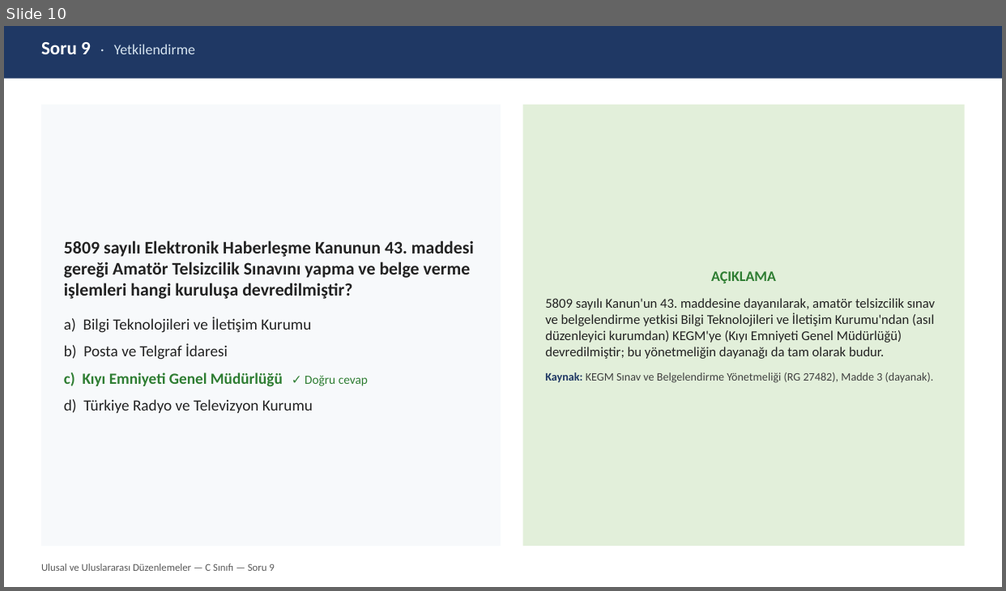
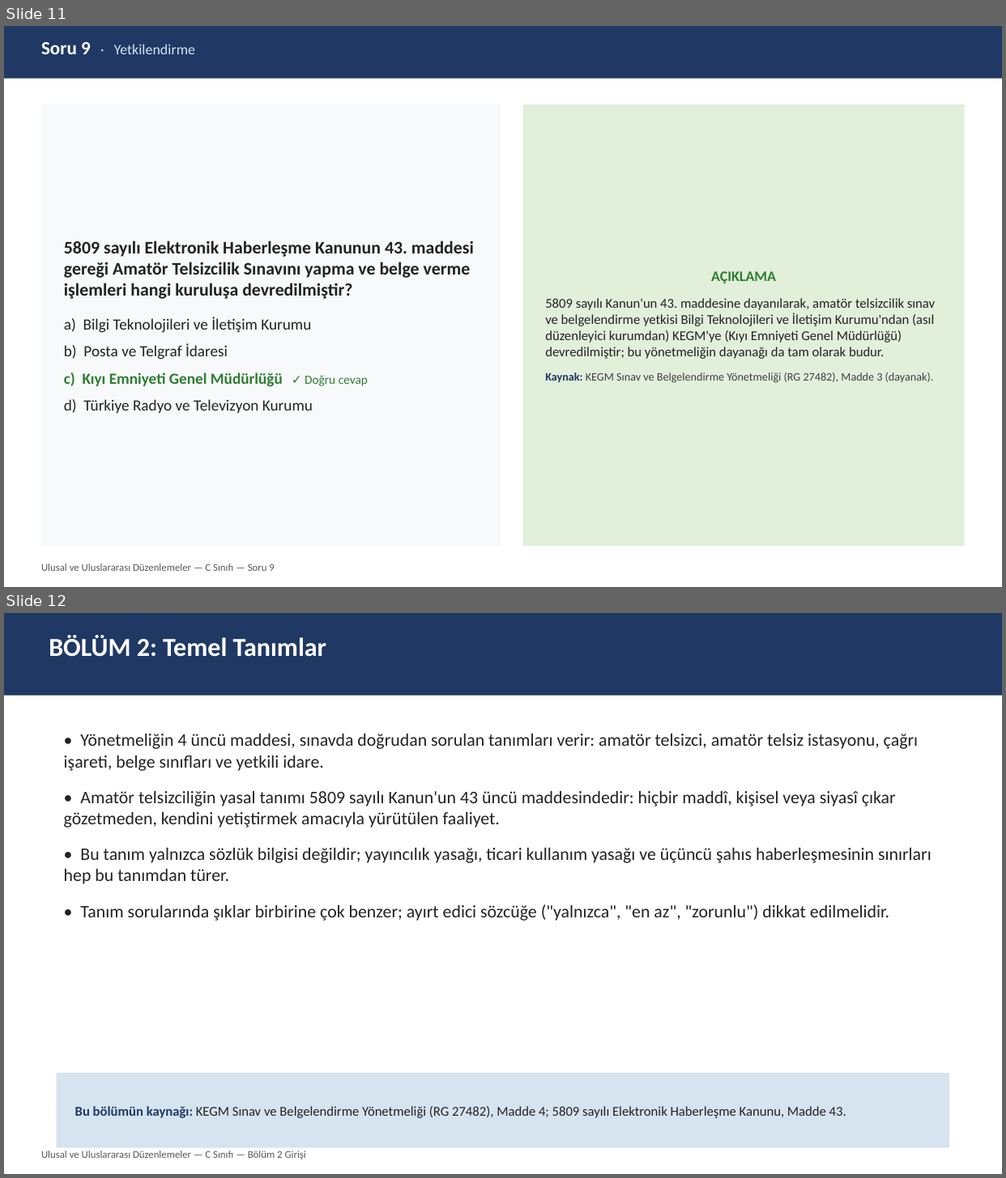
Before and after one commit to TA3HRJ/amator-telsiz-egitimi, a slide deck: Amator_Telsizcilik_C_Duzenlemeler_Sinav_Hazirlik_v1.0.pptx. Shown one above the other, each under a label of ours: slide 10 before the commit, slides 11 and 12 after it. The pictures are 1006x591 and 1006x1178 pixels, drawn with LibreOffice and Linux fonts; fonts in the diff are those of the drawing. Boxes give left, top, right and bottom in pixels: in the first picture for what was removed or moved away, otherwise in the second. Text is boxed around its words. In the diff, an @@ line names an element or a change of style, - is before the commit and + after.

```diff
--- a/Amator_Telsizcilik_C_Duzenlemeler_Sinav_Hazirlik_v1.0.pptx
+++ b/Amator_Telsizcilik_C_Duzenlemeler_Sinav_Hazirlik_v1.0.pptx
@@ slide 12 added at [4, 613, 1002, 1174], background #FFFFFF @@
@@ rectangle added at [4, 613, 1002, 696], fill #1F3864 @@
@@ text added at [49, 635, 326, 657], 25 pt, text #FFFFFF, bold @@
+BÖLÜM 2: Temel Tanımlar
@@ text added at [64, 734, 931, 921], 17 pt, text #222222 @@
+• Yönetmeliğin 4 üncü maddesi, sınavda doğrudan sorulan tanımları verir: amatör telsizci, amatör telsiz istasyonu, çağrı işareti, belge sınıfları ve yetkili idare.
+• Amatör telsizciliğin yasal tanımı 5809 sayılı Kanun'un 43 üncü maddesindedir: hiçbir maddî, kişisel veya siyasî çıkar gözetmeden, kendini yetiştirmek amacıyla yürütülen faaliyet.
+• Bu tanım yalnızca sözlük bilgisi değildir; yayıncılık yasağı, ticari kullanım yasağı ve üçüncü şahıs haberleşmesinin sınırları hep bu tanımdan türer.
+• Tanım sorularında şıklar birbirine çok benzer; ayırt edici sözcüğe ("yalnızca", "en az", "zorunlu") dikkat edilmelidir.
@@ rectangle added at [57, 1073, 949, 1148], fill #D6E4F0, 13 pt, text #222222 @@
+Bu bölümün kaynağı: KEGM Sınav ve Belgelendirme Yönetmeliği (RG 27482), Madde 4; 5809 sayılı Elektronik Haberleşme Kanunu, Madde 43.
@@ text added at [41, 1151, 306, 1160], 10 pt, text #595959 @@
+Ulusal ve Uluslararası Düzenlemeler — C Sınıfı — Bölüm 2 Girişi
@@ what was slide 10 is now slide 11 @@
```
Also in this commit, not shown: 4 other slides added, 5 other files.
